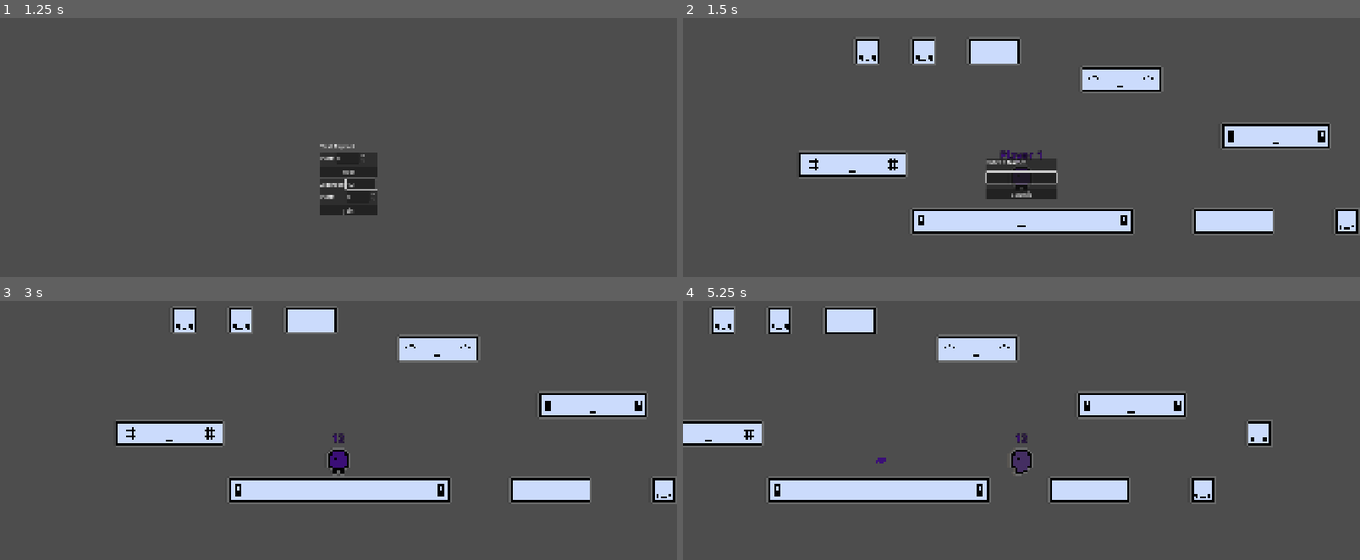
Above: before the commit, frames 1-4 (two rows, left to right).
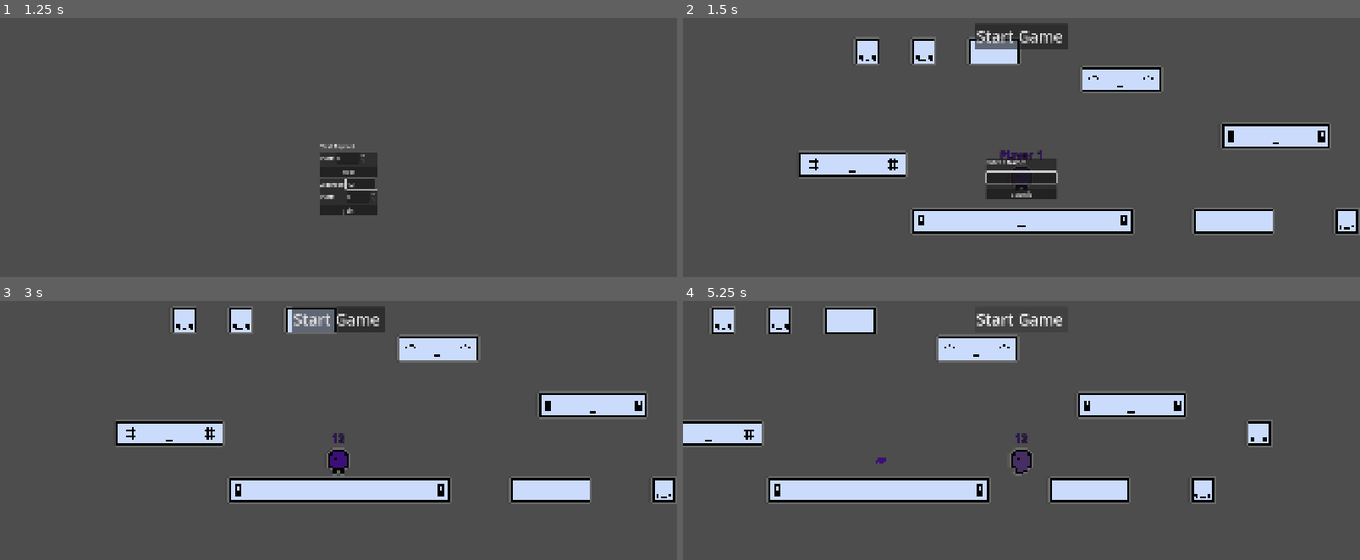
Above: after the commit, the same moments.

Repository: Mrneptune11/Unlimited-Games-Jam
Game: Godot game, scene res://Main/Lobby/Lobby.tscn
The game is run twice, just before and just after one commit, with the same random seed, the same clock (stepped at 60 frames per second) and the same inputs.
Inputs (mouse positions are in pixels of both pictures, inside the frame that each line leads up to):
- Up to frame 1 (1.25 s): click (358, 183) at 0.52 s; type "12" at 0.6 s
- Up to frame 2 (1.5 s): click "Host" at 1.25 s
- Up to frame 3 (3 s): click (338, 461) at 2.02 s; type "12" at 2.1 s; click "Submit" at 2.75 s
- Up to frame 4 (5.25 s): click (1021, 319) at 3.5 s, where only the run after the commit has a clickable "Start Game"; click (1021, 319) at 4.25 s, where only the run after the commit has a clickable "Start Game"; tap Enter at 5 s; hold D (move_right) from 5.03 s (still down); tap 0 at 5.1 s

Frame 1 is identical in both runs. In frame 2, 1.2% of the frame differs, in the area x 43-57%, y 2-13%; in frame 3, 1.2%, in the area x 43-57%, y 1-13%; in frame 4, 0.3%.

Commit message:
start button scene appears for host

Diff:
--- a/Main/Lobby/lobby.gd
+++ b/Main/Lobby/lobby.gd
@@ -11,6 +11,10 @@
 
 var level:Level = null
 var level_idx:int = 1
+
+#-------------------------------------------------------------------------------
+
+const START_BTN_SCN = preload("res://UI/StartButton/StartGameButton.tscn")
 
 #-------------------------------------------------------------------------------
 
@@ -54,6 +58,8 @@
 	load_level(0) #start level scene
 	spawn_player(1) # server is always first player
 
+	$UI.add_child(START_BTN_SCN.instantiate())
+
 func start_enet_server(port: int = DEFAULT_PORT) -> void:
 	var peer: ENetMultiplayerPeer = ENetMultiplayerPeer.new()
 	peer.create_server(port, MAX_PLAYERS)
--- /dev/null
+++ b/UI/StartButton/StartGameButton.tscn
@@ -0,0 +1,13 @@
+[gd_scene format=3 uid="uid://b1iet7d1j2e6j"]
+
+[node name="StartGameButton" type="Button" unique_id=1053650365]
+anchors_preset = 5
+anchor_left = 0.5
+anchor_right = 0.5
+offset_left = -132.5
+offset_top = 100.0
+offset_right = 132.5
+offset_bottom = 171.0
+grow_horizontal = 2
+theme_override_font_sizes/font_size = 45
+text = "Start Game "
